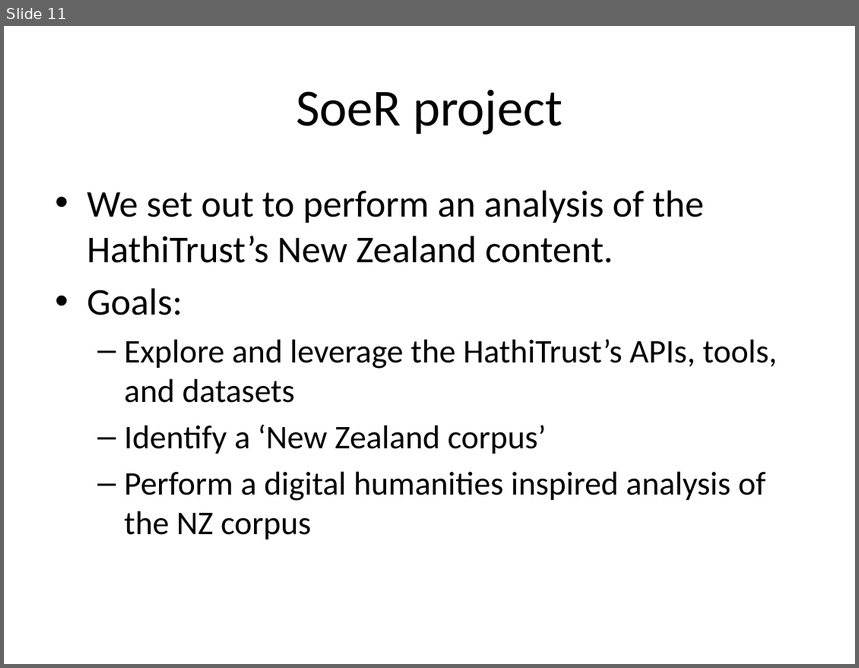
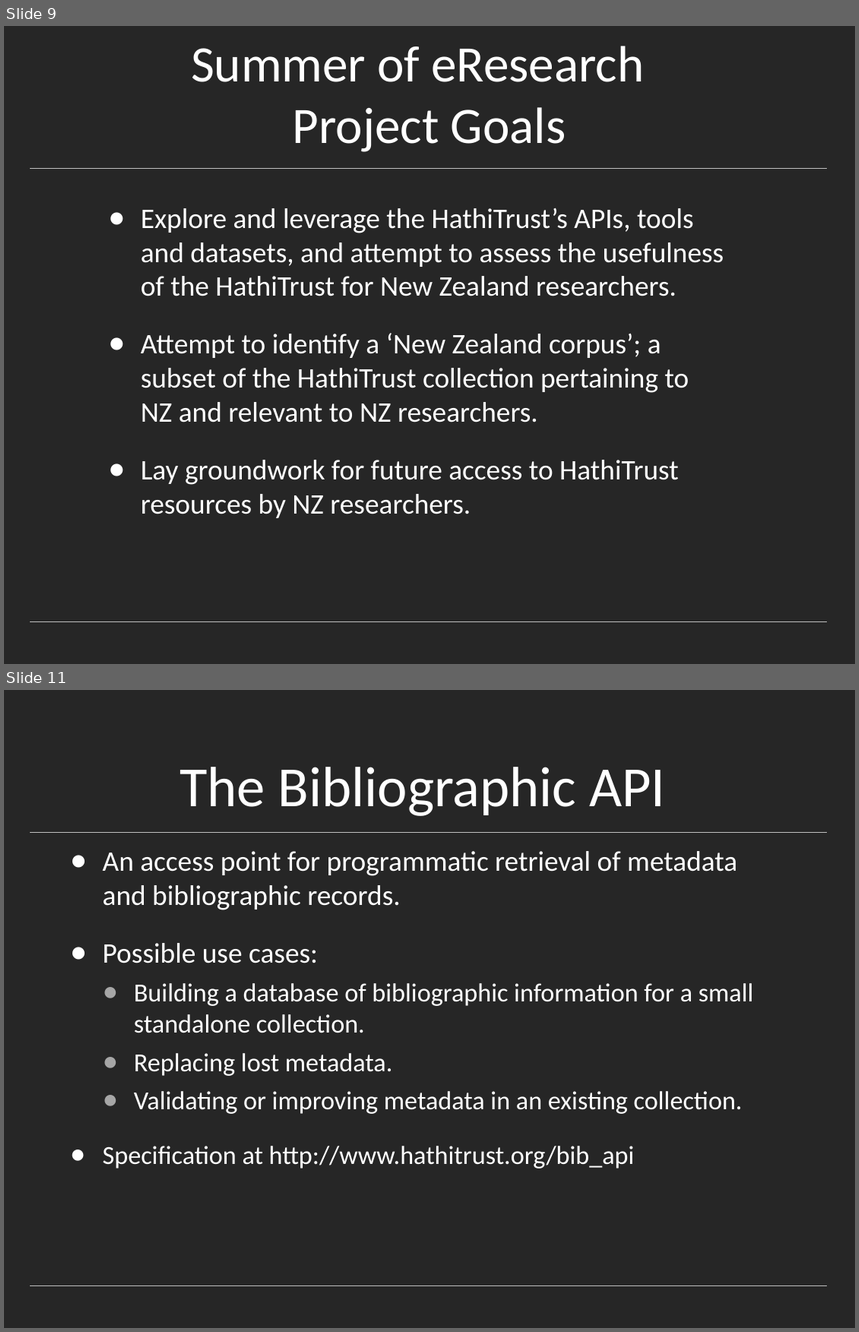
Before and after one commit to rlmv/hathitrust-soer, a slide deck: notes/HathiTrust.pptx. Shown one above the other, each under a label of ours: slide 11 before the commit, slides 9 and 11 after it; the slides between them are not shown. The pictures are 859x668 and 859x1332 pixels, drawn with LibreOffice and Linux fonts; fonts in the diff are those of the drawing. Boxes give left, top, right and bottom in pixels: in the first picture for what was removed or moved away, otherwise in the second. Text is boxed around its words. In the diff, an @@ line names an element or a change of style, - is before the commit and + after.

```diff
--- a/notes/HathiTrust.pptx
+++ b/notes/HathiTrust.pptx
@@ slide 11 added at <box>4,690,855,1328</box>, background #262626; not listed: 2 template elements that a slide beside it also shows @@
@@ title added at <box>180,767,665,816</box>, 48 pt, text #FFFFFF @@
+The Bibliographic API
@@ text added at <box>103,851,754,1169</box>, 22 pt, text #FFFFFF @@
+● An access point for programmatic retrieval of metadata and bibliographic records.
+● Possible use cases:
+  ● Building a database of bibliographic information for a small standalone collection.
+  ● Replacing lost metadata.
+  ● Validating or improving metadata in an existing collection.
+  ● Specification at http://www.hathitrust.org/bib_api
@@ what was slide 11 is now slide 9 @@
@@ slide 9 changed as well @@
@@ background #FFFFFF to #262626 @@
@@ title "Summer of eResearch Project Goals" at <box>191,46,644,152</box>: vertical alignment middle to bottom @@
@@ title at <box>191,46,644,152</box>: text changed; size 44 to 43.2 pt; text colour #000000 to #FFFFFF @@
-SoeR project
+Summer of eResearch
+Project Goals
@@ freeform shape added at <box>31,168,827,168</box>, outline #BFBFBF 0.25 pt @@
@@ text at <box>141,208,724,518</box>: text changed; size 28 to 24 pt; text colour #000000 to #FFFFFF @@
-• We set out to perform an analysis of the HathiTrust’s New Zealand content.
-• Goals:
-  – Explore and leverage the HathiTrust’s APIs, tools, and datasets
-  – Identify a ‘New Zealand corpus’
-  – Perform a digital humanities inspired analysis of the NZ corpus
+● Explore and leverage the HathiTrust’s APIs, tools and datasets, and attempt to assess the usefulness of the HathiTrust for New Zealand researchers.
+● Attempt to identify a ‘New Zealand corpus’; a subset of the HathiTrust collection pertaining to NZ and relevant to NZ researchers.
+● Lay groundwork for future access to HathiTrust resources by NZ researchers.
@@ freeform shape added at <box>31,622,827,622</box>, outline #BFBFBF 0.25 pt @@
```
Also in this commit, not shown: 7 other slides changed, 16 other slides added, 20 slides removed.
